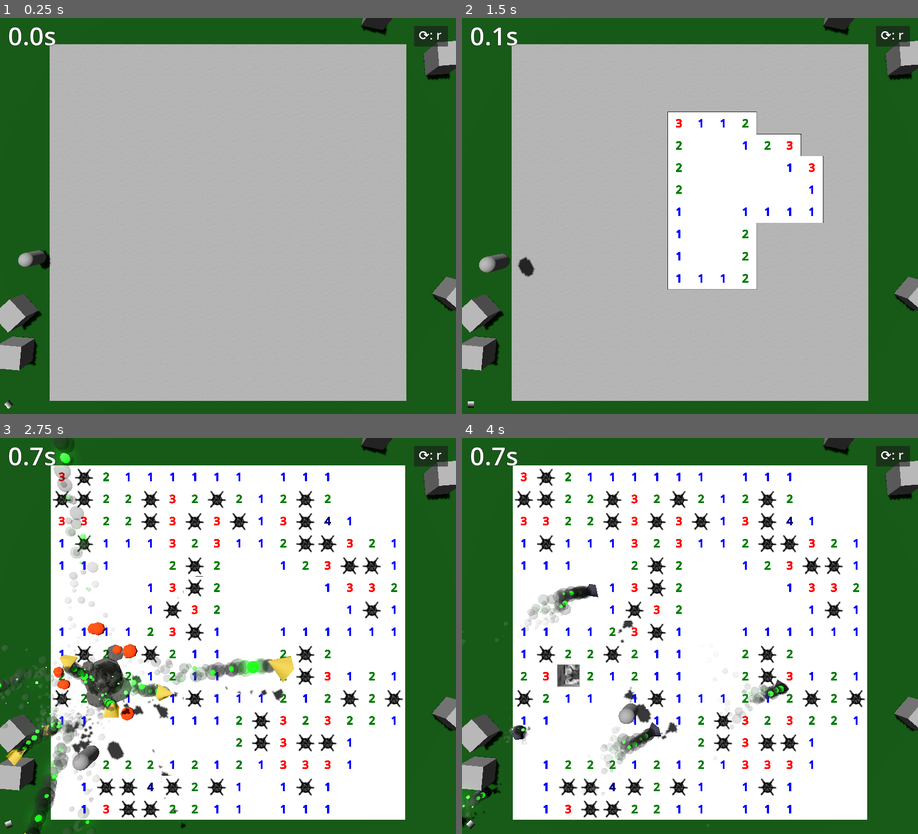
Above: before the commit, frames 1-4 (two rows, left to right).
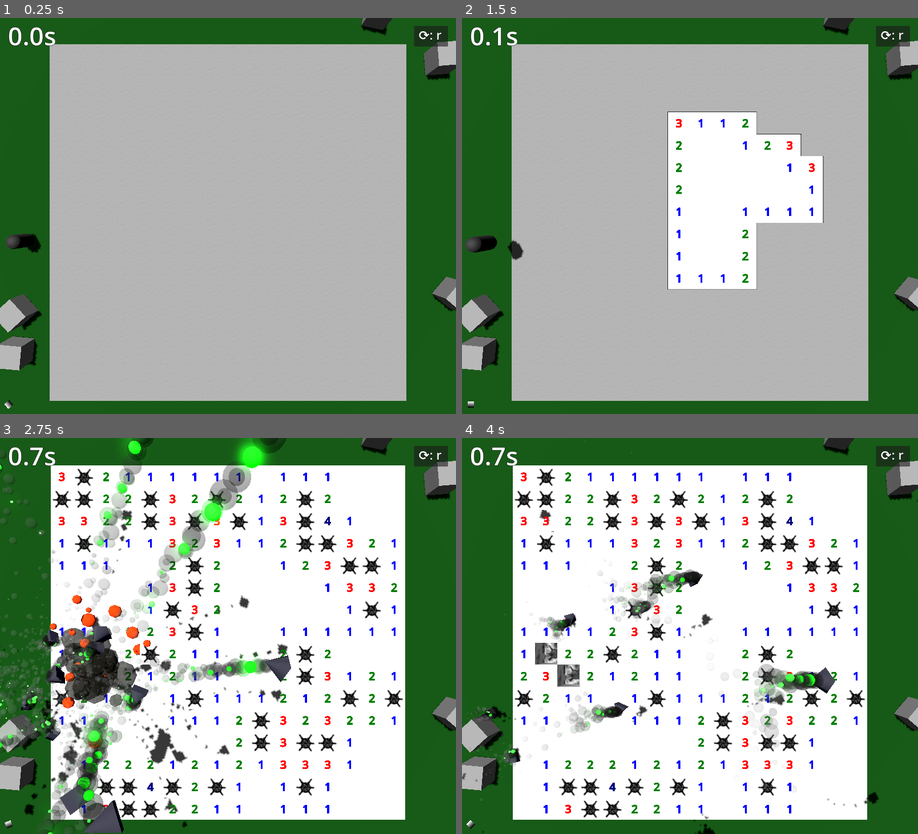
Above: after the commit, the same moments.

Repository: Blubtastic/godot_minesweeper
Game: Godot game, scene res://main.tscn
Two runs of this game, one before a commit and one after it. Both use one fixed random seed, a clock stepped at 60 frames per second and the inputs below.
Inputs (mouse positions are in pixels of both pictures, inside the frame that each line leads up to):
- Up to frame 1 (0.25 s): no input
- Up to frame 2 (1.5 s): click "⟳: r" at 0.5 s; tap Enter (ui_accept) at 1.25 s; move the mouse to (790, 196) at 1.27 s; hold Right (ui_right) from 1.28 s (still down); click (790, 196) at 1.42 s
- Up to frame 3 (2.75 s): tap Enter (ui_accept) at 1.52, 2.27 s; move the mouse to (136, 655) at 2.02 s; release Right (ui_right) at 2.03 s; hold Down (ui_down) from 2.03 s (still down)
- Up to frame 4 (4 s): move the mouse to (735, 548) at 2.77 s; release Down (ui_down) at 2.78 s; hold Right (ui_right) 2.78-3.53 s; move the mouse to (667, 715) at 3.52 s; hold Up (ui_up) from 3.53 s (still down); click (667, 715) at 3.67 s; tap Enter (ui_accept) at 3.77 s

The runs differ from the first frame. In frame 1, 0.5% of the frame differs, in the area x 1-12%, y 54-64%; in frame 2, 0.7%; in frame 3, 16%, in the area x 0-65%, y 0-100%; in frame 4, 6.0%.

Commit message:
character die

Diff:
--- /dev/null
+++ b/Player.tscn
@@ -0,0 +1,97 @@
+[gd_scene load_steps=14 format=3 uid="uid://dqeksnc1bqwgt"]
+
+[ext_resource type="Script" path="res://character_body_3d.gd" id="1_fjkuh"]
+[ext_resource type="Script" path="res://player_death.gd" id="1_pp3vs"]
+[ext_resource type="Script" path="res://fade_emission_gradually.gd" id="3_jlho0"]
+[ext_resource type="PackedScene" uid="uid://drynt1383xlht" path="res://shared/cube/TrailVFX.tscn" id="3_rkr5s"]
+
+[sub_resource type="CapsuleShape3D" id="CapsuleShape3D_r3ej6"]
+radius = 0.3
+height = 1.5
+
+[sub_resource type="StandardMaterial3D" id="StandardMaterial3D_doy5s"]
+albedo_color = Color(0.43, 0.43, 0.43, 1)
+metallic = 1.0
+roughness = 0.83
+
+[sub_resource type="CapsuleMesh" id="CapsuleMesh_bqlam"]
+material = SubResource("StandardMaterial3D_doy5s")
+radius = 0.3
+height = 1.5
+
+[sub_resource type="CapsuleShape3D" id="CapsuleShape3D_qlff2"]
+radius = 0.1
+height = 1.5
+
+[sub_resource type="FastNoiseLite" id="FastNoiseLite_obdjf"]
+
+[sub_resource type="NoiseTexture2D" id="NoiseTexture2D_lqd42"]
+noise = SubResource("FastNoiseLite_obdjf")
+
+[sub_resource type="StandardMaterial3D" id="StandardMaterial3D_wta5e"]
+albedo_color = Color(0.43, 0.43, 0.43, 1)
+albedo_texture = SubResource("NoiseTexture2D_lqd42")
+metallic = 1.0
+roughness = 0.83
+emission_enabled = true
+emission = Color(1, 0.721569, 0, 1)
+emission_energy_multiplier = 0.0
+
+[sub_resource type="CapsuleMesh" id="CapsuleMesh_mp83p"]
+material = SubResource("StandardMaterial3D_wta5e")
+radius = 0.3
+height = 1.5
+
+[sub_resource type="CapsuleShape3D" id="CapsuleShape3D_dw4xx"]
+radius = 0.3
+height = 1.5
+
+[node name="Player" type="Node3D"]
+script = ExtResource("1_pp3vs")
+
+[node name="AlivePlayer" type="CharacterBody3D" parent="."]
+transform = Transform3D(-4.37114e-08, 0, -1, 0, 1, 0, 1, 0, -4.37114e-08, 0, 0, 0)
+collision_layer = 8
+collision_mask = 8
+script = ExtResource("1_fjkuh")
+metadata/_edit_group_ = true
+
+[node name="CollisionShape3D" type="CollisionShape3D" parent="AlivePlayer"]
+shape = SubResource("CapsuleShape3D_r3ej6")
+
+[node name="MeshInstance3D" type="MeshInstance3D" parent="AlivePlayer"]
+mesh = SubResource("CapsuleMesh_bqlam")
+
+[node name="Area3D" type="Area3D" parent="AlivePlayer"]
+transform = Transform3D(1, 0, 0, 0, 1, 0, 0, 0, 1, 0, -0.0968428, 0)
+collision_layer = 8
+collision_mask = 8
+
+[node name="CollisionShape3D" type="CollisionShape3D" parent="AlivePlayer/Area3D"]
+shape = SubResource("CapsuleShape3D_qlff2")
+
+[node name="DeadPlayer" type="RigidBody3D" parent="AlivePlayer"]
+transform = Transform3D(-4.37114e-08, 0, 1, 0, 1, 0, -1, 0, -4.37114e-08, 0, 0, 0)
+visible = false
+inertia = Vector3(0.01, 1, 0.01)
+freeze = true
+metadata/_edit_group_ = true
+
+[node name="MeshInstance3D" type="MeshInstance3D" parent="AlivePlayer/DeadPlayer"]
+mesh = SubResource("CapsuleMesh_mp83p")
+script = ExtResource("3_jlho0")
+
+[node name="CollisionShape3D" type="CollisionShape3D" parent="AlivePlayer/DeadPlayer"]
+shape = SubResource("CapsuleShape3D_dw4xx")
+disabled = true
+
+[node name="VFX" type="Node3D" parent="AlivePlayer/DeadPlayer"]
+
+[node name="TrailVFXTop" parent="AlivePlayer/DeadPlayer/VFX" instance=ExtResource("3_rkr5s")]
+transform = Transform3D(1, 0, 0, 0, 1, 0, 0, 0, 1, 0, 0.512902, 0)
+
+[node name="TrailVFXTopCenter" parent="AlivePlayer/DeadPlayer/VFX" instance=ExtResource("3_rkr5s")]
+transform = Transform3D(1, 0, 0, 0, 1, 0, 0, 0, 1, 0, 0.0148265, 0)
+
+[node name="TrailVFX2Bottom" parent="AlivePlayer/DeadPlayer/VFX" instance=ExtResource("3_rkr5s")]
+transform = Transform3D(1, 0, 0, 0, 1, 0, 0, 0, 1, 0, -0.505966, 0)
--- a/character_body_3d.gd
+++ b/character_body_3d.gd
@@ -3,25 +3,22 @@
 const SPEED = 4.0
 const JUMP_VELOCITY = 8
 var overlapping_cubes
+@onready var hitbox: Area3D = $Area3D
+var is_controllable = true
 
 func _physics_process(delta: float) -> void:
 	var cubes = get_tree().get_nodes_in_group("cubes")
-	overlapping_cubes = $Area3D.get_overlapping_bodies()
+	overlapping_cubes = hitbox.get_overlapping_bodies()
 	for overlapping_cube in overlapping_cubes:
 		if overlapping_cube in cubes:
 			overlapping_cube.handle_uncleared_pressed()
-			print("DEAD!!!")
 
-	# Add the gravity.
 	if not is_on_floor():
 		velocity += get_gravity()*2 * delta
 
-	# Handle jump.
 	if Input.is_action_just_pressed("ui_accept") and is_on_floor():
 		velocity.y = JUMP_VELOCITY
 
-	# Get the input direction and handle the movement/deceleration.
-	# As good practice, you should replace UI actions with custom gameplay actions.
 	var input_dir := Input.get_vector("ui_left", "ui_right", "ui_up", "ui_down")
 	var direction := (transform.basis * Vector3(input_dir.x, 0, input_dir.y)).normalized()
 	if direction:
@@ -31,4 +28,5 @@
 		velocity.x = move_toward(velocity.x, 0, SPEED)
 		velocity.z = move_toward(velocity.z, 0, SPEED)
 
-	move_and_slide()
+	if is_controllable:
+		move_and_slide()
--- /dev/null
+++ b/fade_emission_gradually.gd
@@ -0,0 +1,15 @@
+extends MeshInstance3D
+
+var emission_amount = 1
+
+func _ready() -> void:
+	mesh.material.emission_energy_multiplier = emission_amount
+
+func _physics_process(delta: float) -> void:
+	if is_visible_in_tree():
+		print("VISIBLE")
+		emission_amount -= 0.4*delta
+		if emission_amount >= 0:
+			mesh.material.emission_energy_multiplier = emission_amount
+		else:
+			emission_amount = 0
--- a/game.gd
+++ b/game.gd
@@ -4,6 +4,7 @@
 @onready var Camera: Camera3D = $"../Camera3D"
 @onready var Background: ColorRect = $"../WinBackground"
 @onready var WinLabel: Label = $"../GameWonLabel"
+@onready var player: Node3D = $"../Player"
 const CubeScene := preload("res://shared/cube/Cube.tscn")
 
 const GRID_WIDTH := 16
@@ -68,6 +69,7 @@
 		cubes[i].is_bomb = mine_list[i]
 
 func on_game_over():
+	player.died()
 	game_over = true
 	for node in cubes:
 		if node and not node.is_queued_for_deletion():
--- a/main.tscn
+++ b/main.tscn
@@ -6,7 +6,7 @@
 [ext_resource type="PackedScene" uid="uid://b8yejfq3fcemn" path="res://shared/cube/ExplosionEffect.tscn" id="4_wedpj"]
 [ext_resource type="PackedScene" uid="uid://487bysnuw5km" path="res://shared/cube/CubePiece.tscn" id="5_v8as3"]
 [ext_resource type="PackedScene" uid="uid://bp6e0aywkls4b" path="res://shared/cube/CubeDestroyed.tscn" id="6_n37dy"]
-[ext_resource type="Script" path="res://character_body_3d.gd" id="7_gcko1"]
+[ext_resource type="PackedScene" uid="uid://dqeksnc1bqwgt" path="res://Player.tscn" id="7_l2ura"]
 [ext_resource type="Script" path="res://loading_icon.gd" id="8_tg4vd"]
 
 [sub_resource type="ProceduralSkyMaterial" id="ProceduralSkyMaterial_25xtt"]
@@ -86,18 +86,6 @@
 
 [sub_resource type="BoxMesh" id="BoxMesh_bcama"]
 
-[sub_resource type="CapsuleShape3D" id="CapsuleShape3D_r3ej6"]
-radius = 0.3
-height = 1.5
-
-[sub_resource type="CapsuleMesh" id="CapsuleMesh_06y1f"]
-radius = 0.3
-height = 1.5
-
-[sub_resource type="CapsuleShape3D" id="CapsuleShape3D_qlff2"]
-radius = 0.1
-height = 1.5
-
 [sub_resource type="Gradient" id="Gradient_faxp3"]
 
 [sub_resource type="GradientTexture2D" id="GradientTexture2D_hhihx"]
@@ -289,26 +277,8 @@
 transform = Transform3D(1, 0, 0, 0, 1, 0, 0, 0, 1, -25.9209, 0, -2.3964)
 visible = false
 
-[node name="CharacterBody3D" type="CharacterBody3D" parent="."]
-transform = Transform3D(-4.37114e-08, 0, -1, 0, 1, 0, 1, 0, -4.37114e-08, 5.97042, 1.4431, -0.896972)
-collision_layer = 8
-collision_mask = 8
-script = ExtResource("7_gcko1")
-metadata/_edit_group_ = true
-
-[node name="CollisionShape3D" type="CollisionShape3D" parent="CharacterBody3D"]
-shape = SubResource("CapsuleShape3D_r3ej6")
-
-[node name="MeshInstance3D" type="MeshInstance3D" parent="CharacterBody3D"]
-mesh = SubResource("CapsuleMesh_06y1f")
-
-[node name="Area3D" type="Area3D" parent="CharacterBody3D"]
-transform = Transform3D(1, 0, 0, 0, 1, 0, 0, 0, 1, 0, -0.0968428, 0)
-collision_layer = 8
-collision_mask = 8
-
-[node name="CollisionShape3D" type="CollisionShape3D" parent="CharacterBody3D/Area3D"]
-shape = SubResource("CapsuleShape3D_qlff2")
+[node name="Player" parent="." instance=ExtResource("7_l2ura")]
+transform = Transform3D(-4.37114e-08, 0, -1, 0, 1, 0, 1, 0, -4.37114e-08, 6.72464, 1.41623, -1.4194)
 
 [node name="LoadingIcon" type="Sprite2D" parent="."]
 position = Vector2(22, 976)
--- /dev/null
+++ b/player_death.gd
@@ -0,0 +1,16 @@
+extends Node3D
+@onready var alive_player: CharacterBody3D = $AlivePlayer
+@onready var dead_player: RigidBody3D = $AlivePlayer/DeadPlayer
+@onready var dead_player_hitbox: CollisionShape3D = $AlivePlayer/DeadPlayer/CollisionShape3D
+@onready var alive_player_hitbox: CollisionShape3D = $AlivePlayer/CollisionShape3D
+@onready var alive_player_mesh: MeshInstance3D = $AlivePlayer/MeshInstance3D
+@onready var alive_player_area: Area3D = $AlivePlayer/Area3D
+
+func died():
+	alive_player_hitbox.visible = false
+	alive_player_mesh.visible = false
+	alive_player_area.visible = false
+	alive_player.is_controllable = false
+	dead_player.visible = true
+	dead_player.freeze = false
+	dead_player_hitbox.disabled = false
--- a/shared/cube/cube_piece.gd
+++ b/shared/cube/cube_piece.gd
@@ -1,6 +1,4 @@
 extends RigidBody3D
-
-# Called every frame. 'delta' is the elapsed time since the previous frame.
 
 func _ready() -> void:
 	$MeshInstance3D.mesh.material.emission_energy_multiplier = 10
Not shown: 1 places in main.tscn that only renumber resources
